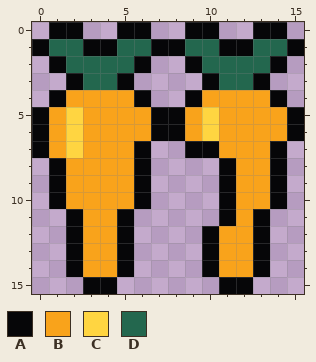
Pixel-art sprite -- res/carrot_mini.png. The picture above was drawn from the file before the commit.
The file is 16x16 pixels.
Palette (. is transparent): A #060608  B #f9a31b  C #ffd541  D #23674e
Pixels before, first column x 0:
 0 .AA..AA..AA..AA.
 1 ADDAADDAADDAADDA
 2 .ADDDDA..ADDDDA.
 3 ..ADDA....ADDA..
 4 .ABBBBA..ABBBBA.
 5 ABCBBBBAABCBBBBA
 6 ABCBBBBAABCBBBBA
 7 ABCBBBA..AABBBA.
 8 .ABBBBA....ABBA.
 9 .ABBBBA....ABBA.
10 .ABBBBA....ABBA.
11 ..ABBA.....ABA..
12 ..ABBA....ABBA..
13 ..ABBA....ABBA..
14 ..ABBA....ABBA..
15 ...AA......AA...
After:
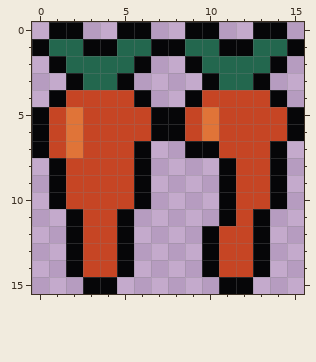
Changes in this commit:
Colour B changes from #f9a31b to #c64524.
Colour C changes from #ffd541 to #e07438.
Where, in picture pixels (left, top, right, bottom), the same in both pictures:
changed: (49, 90, 287, 277)
